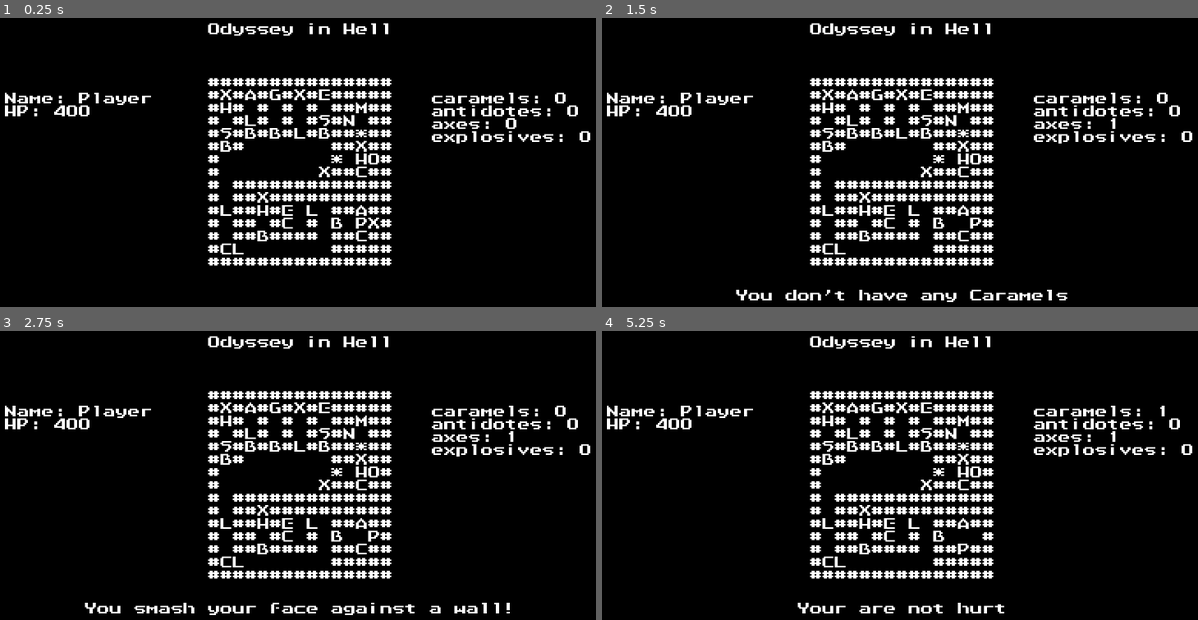
Above: before the commit, frames 1-4 (two rows, left to right).
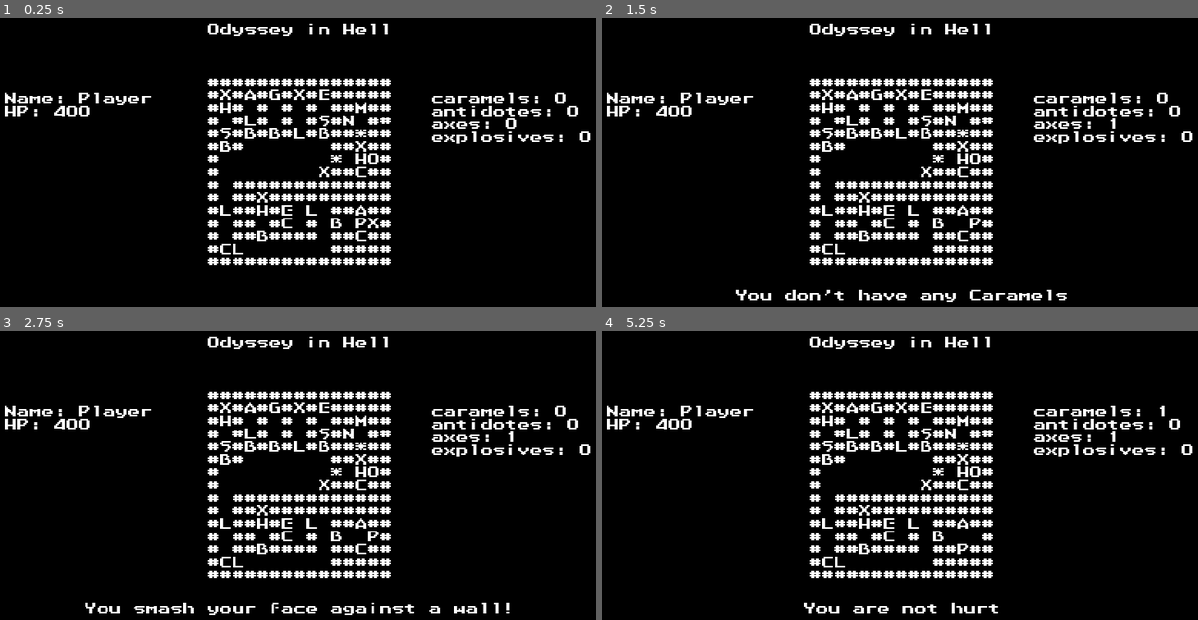
Above: after the commit, the same moments.

Repository: Dukebot/Odissey-in-Hell
Game: Godot game, scene res://src/Main.tscn
Same seed, same stepped clock (60 frames per second), same inputs: the game is played once before the commit and once after it. This scene is started directly instead of the project's main scene.
Inputs:
- Up to frame 1 (0.25 s): no input
- Up to frame 2 (1.5 s): tap Enter at 0.5 s; hold Right (move_right) 0.53-1.28 s; tap N (no) at 0.6 s; tap C (use_caramel) at 0.8, 1.35 s; tap Space (continue) at 1.25 s; hold Down (move_down) from 1.28 s (still down)
- Up to frame 3 (2.75 s): tap Y (yes) at 1.55, 2.1 s; tap Space (continue) at 2 s; release Down (move_down) at 2.03 s; hold Right (move_right) from 2.03 s (still down); tap N (no) at 2.3 s
- Up to frame 4 (5.25 s): tap Space (continue) at 2.75, 2.85, 3.5, 4.25 s; release Right (move_right) at 2.78 s; hold Up (move_up) 2.78-3.53 s; tap C (use_caramel) at 3.05, 5.1 s; hold Left (move_left) 3.53-5.03 s; tap N (no) at 3.6, 4.55 s; tap Y (yes) at 3.8 s; tap A (use_antidote) at 4.35 s; hold Down (move_down) from 5.03 s (still down)

The runs differ from the first frame. In frame 1, 4.9% of the frame differs, in the area x 0-100%, y 1-86%; in frame 2, 5.3%; in frame 3, 5.4%, in the area x 0-100%, y 1-99%; in frame 4, 5.4%.

Commit message:
Sloving bug of caramel heal above max health

Diff:
--- a/project.godot
+++ b/project.godot
@@ -69,6 +69,7 @@
 
 window/size/width=1280
 window/size/height=720
+window/stretch/mode="2d"
 
 [gui]
 
--- a/src/StaticClasses/Inventory.gd
+++ b/src/StaticClasses/Inventory.gd
@@ -9,7 +9,7 @@
 		if player["health"] < player["max_health"]:
 			message = "Do you want to use a Caramel?"
 		else:
-			message = "Your are not hurt"
+			message = "You are not hurt"
 	else:
 		message = "You don't have any Caramels"
 	return message
@@ -24,6 +24,8 @@
 
 static func use_caramel(inventory: Dictionary, player: Dictionary) -> String:
 	player["health"] += 60
+	if player["health"] > player["max_health"]:
+		player["health"] = player["max_health"]
 	inventory["caramels"] -= 1
 	return "You eat a Caramel and recover 60 health points"
 
